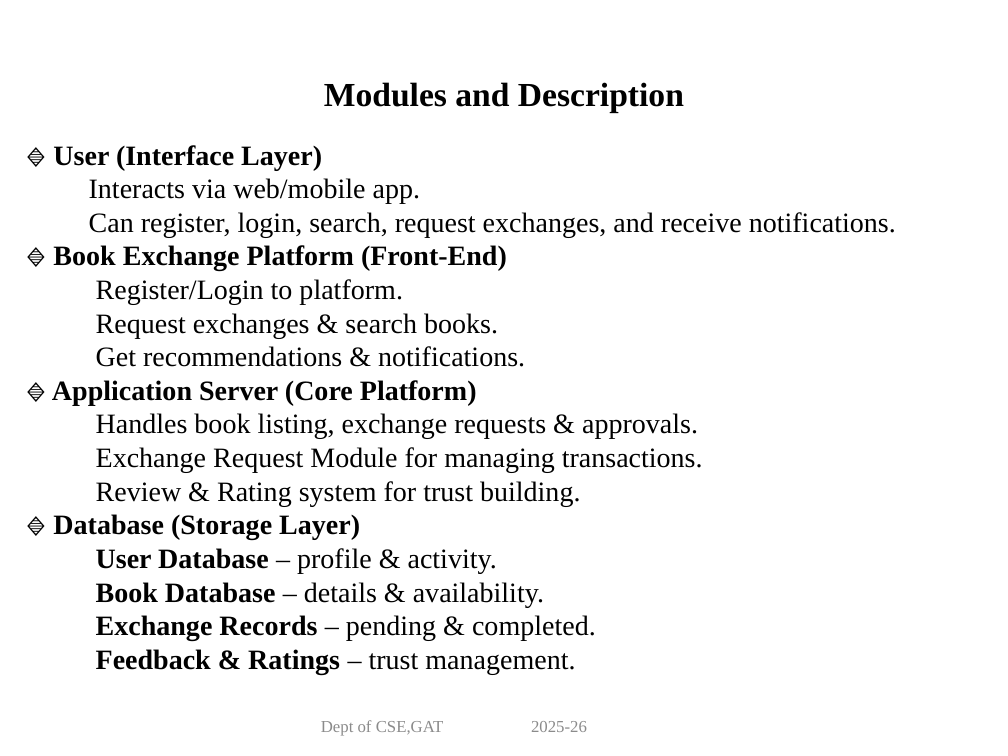
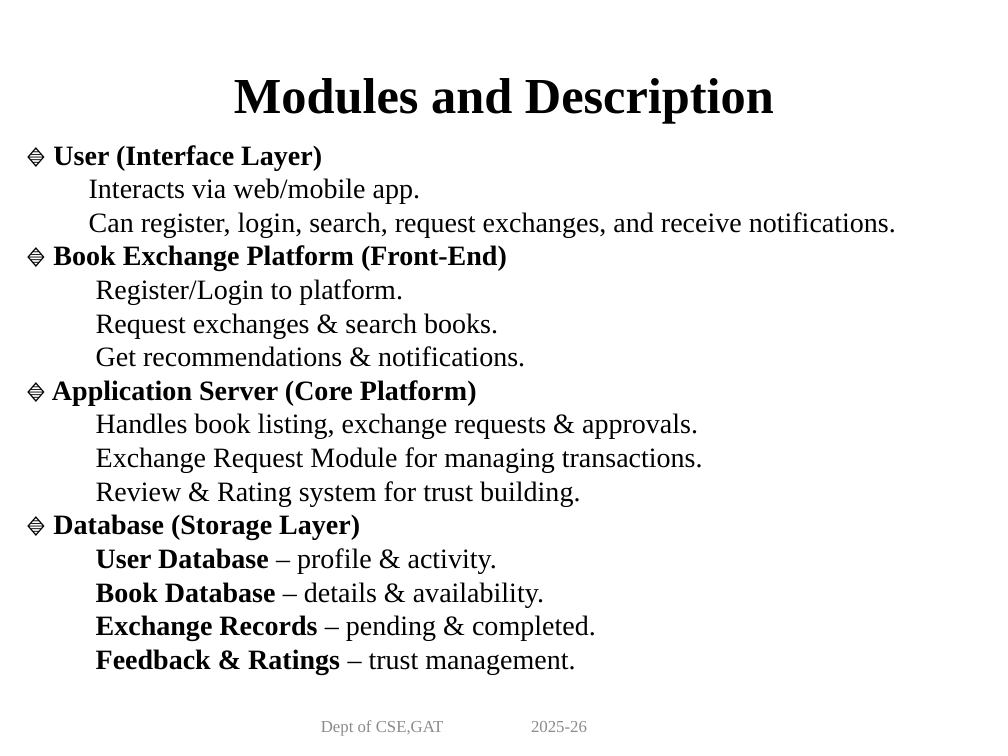
Before and after one commit to Vigneshp89511/miniproject-bookmates-, a slide deck: slide 7 of documentation/PPT/Mini_Project_BookMates.pptx. Drawn at 1008x756 pixels with LibreOffice and Linux fonts; fonts in the diff are those of the drawing. Boxes give left, top, right and bottom in pixels: in the first picture for what was removed or moved away, otherwise in the second. Text is boxed around its words. In the diff, an @@ line names an element or a change of style, - is before the commit and + after.

Commit message:
Updated the PPT

```diff
--- a/documentation/PPT/Mini_Project_BookMates.pptx
+++ b/documentation/PPT/Mini_Project_BookMates.pptx
@@ title "Modules and Description" at [234,78,774,124]: size 24 to 36 pt @@
```
Also in this commit, not shown: 1 other slide changed.
